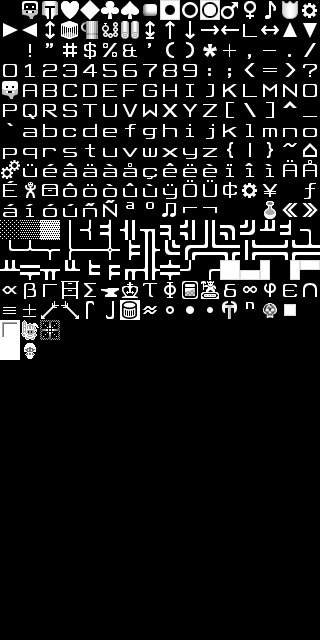
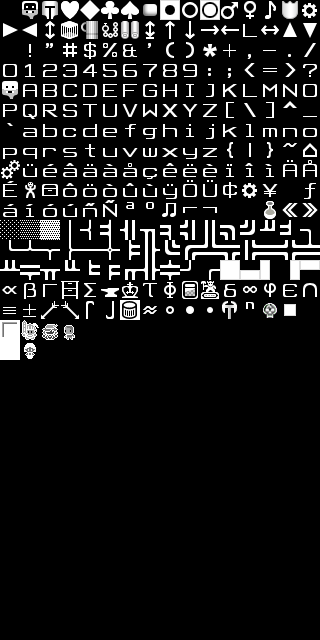
Comparing the layer stacks of the two 320 × 640 images. Changes:
painted on "Paint Layer 2" over [40, 320, 75, 340]
